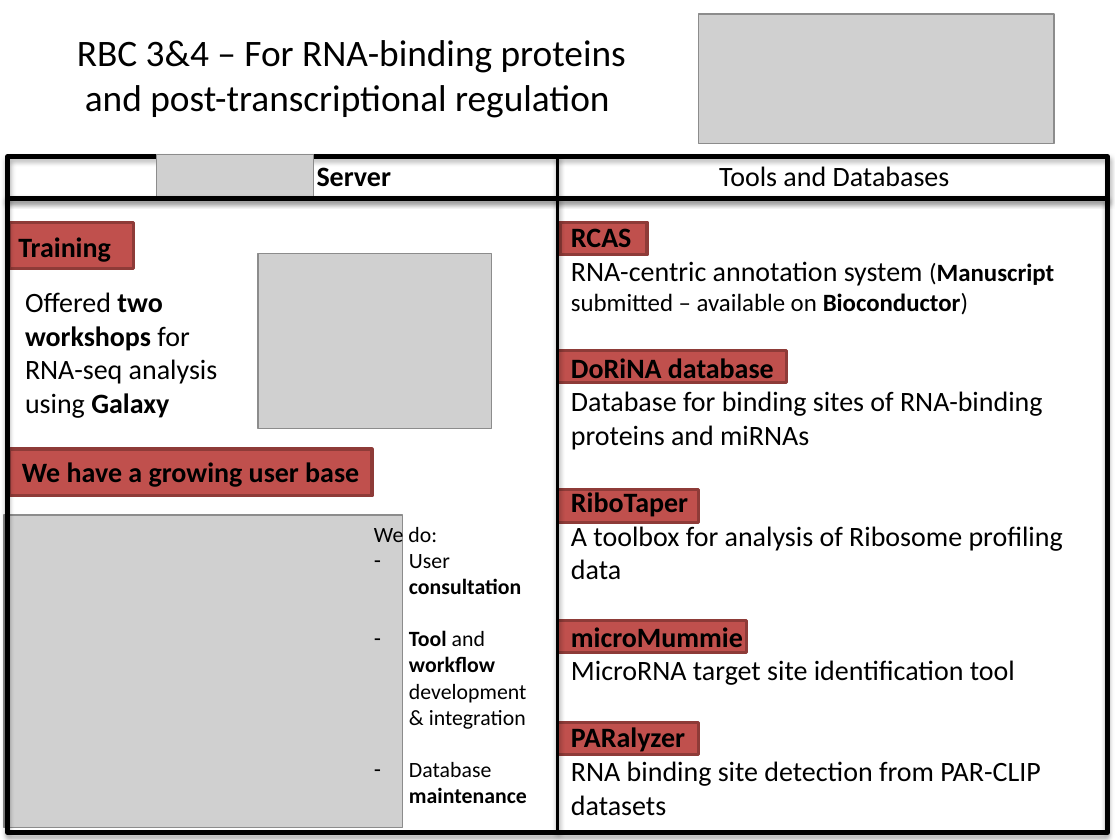
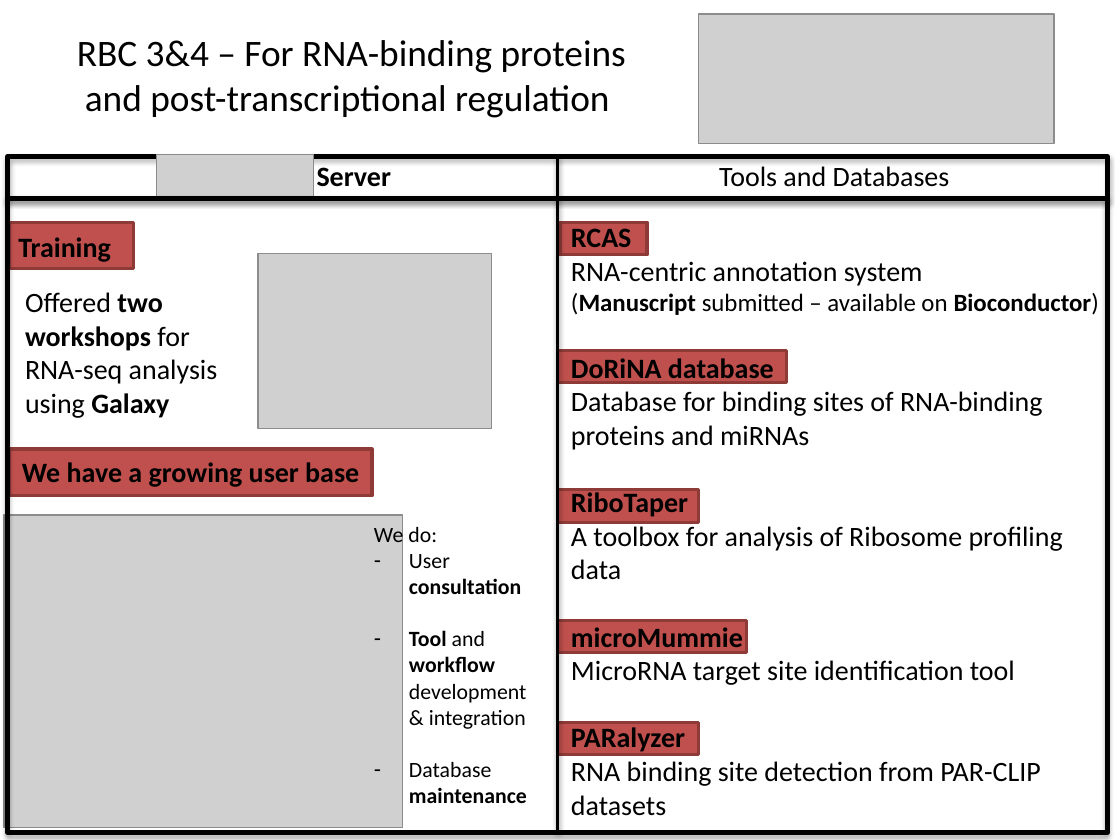
Before and after one commit to bgruening/rbc_docs, a slide deck: slide 1 of rbc_bimsb/sab-berlin-2016/slide_for_Rolfs_talk.pptx. Drawn at 1120x840 pixels with LibreOffice and Linux fonts; fonts in the diff are those of the drawing; grey boxes stand for pictures. Boxes give left, top, right and bottom in pixels: in the first picture for what was removed or moved away, otherwise in the second. Text is boxed around its words. In the diff, an @@ line names an element or a change of style, - is before the commit and + after.

Commit message:
updated the slide

```diff
--- a/rbc_bimsb/sab-berlin-2016/slide_for_Rolfs_talk.pptx
+++ b/rbc_bimsb/sab-berlin-2016/slide_for_Rolfs_talk.pptx
@@ text at box(571, 261, 1099, 315): text changed @@
-RNA-centric annotation system (Manuscript submitted – available on Bioconductor)
+RNA-centric annotation system
+(Manuscript submitted – available on Bioconductor)
```
